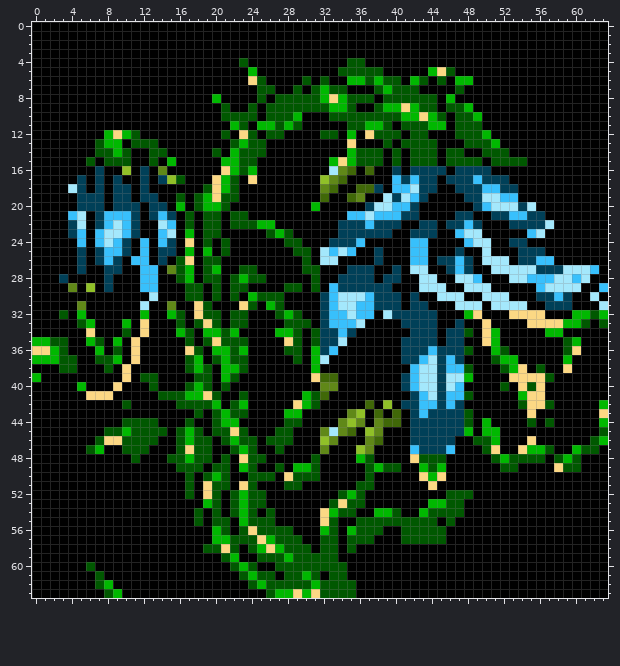
Two versions of one pixel-art sprite, FF1Lib/bosses/D.POD.png. This is how it looked before the edit.
The file is 64x64 pixels.
Once edited:
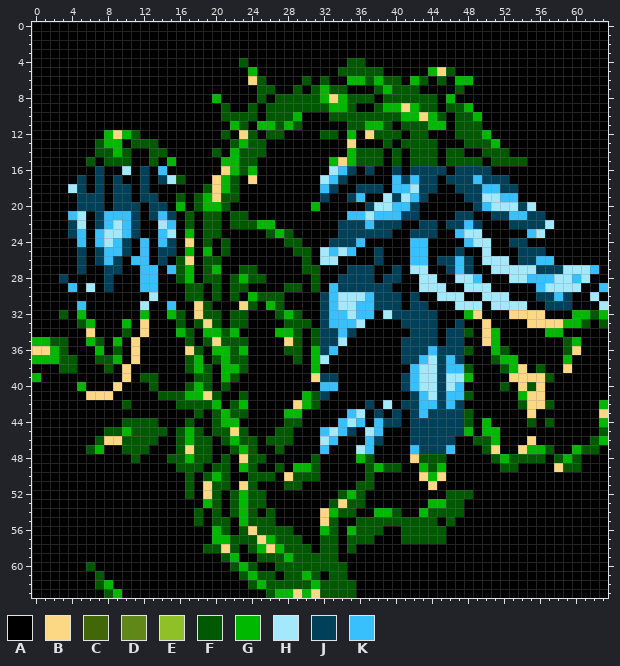
Palette (. is transparent): A #000000  B #fcd884  C #406808  D #608818  E #90c028  F #005800  G #00b800  H #a4e8fc  J #004058  K #38c0fc
What changed:
@@ x 8..39 @@
 15 FFFAAFAGAAAAAGGFFAAAAAAAAGBGFFFA
-16 AAEAJADAAAAAABGFGAAAAAAAAHDCACAA
-17 AJAAJAJEFAAABGFABAAAAAAAEDCAAAAA
-18 AJJAJAAAAAAFBGFAAAAAAAAADCAACCJA
-19 AJJAJJAAFAFGBFFAAAAAAAAACAACDAAH
+16 AAHAJAKAAAAAABGFGAAAAAAAAHKJAJAA
+17 AJAAJAJHFAAABGFABAAAAAAAHKJAAAAA
+18 AJJAJAAAAAAFBGFAAAAAAAAAKJAAJJJA
+19 AJJAJJAAFAFGBFFAAAAAAAAAJAAJKAAH
 20 AJJJAJJAGAFGGFAAAAAAAAAGAAAAAJHH
@@ x 2..17 @@
 26 AAAJAJKJAKKAJAFB
-27 AAAJAAJJAAKKADFG
+27 AAAJAAJJAAKKAKFG
 28 AJAAAAJAAAKKAAFG
-29 AADAEAJAAAKKAAAF
+29 AAKAHAJAAAKKAAAF
 30 AAAAAAAAAAAHAAAF
-31 AAADAAAAAAHAADAA
+31 AAAKAAAAAAHAAKAA
 32 AFAGAAAAAAGAAGFA
@@ x 30..42 @@
 38 AGAAAAAAAAAAK
-39 ABCCAAAAAAAJK
-40 AADDAAAAAAAJK
-41 GFCAAAAAAAAAJ
-42 GFAAAAACAEAJJ
-43 AAAAADEACACAJ
-44 AAAADEDADCCAJ
-45 AADHDCAEDAAAJ
-46 AAEDAAADCAAAJ
-47 AADAAAEDAAAAK
+39 ABJJAAAAAAAJK
+40 AAKKAAAAAAAJK
+41 GFJAAAAAAAAAJ
+42 GFAAAAAJAHAJJ
+43 AAAAAKHAJAJAJ
+44 AAAAKHKAKJJAJ
+45 AAKHKJAHKAAAJ
+46 AAHKAAAKJAAAJ
+47 AAKAAAHKAAAAK
 48 AFAAAAGFAAAAB
Boxes around the changes in both pictures, in picture pixels (x1, y1, x2, y2):
changed: (122, 166, 176, 184)
changed: (320, 166, 374, 202)
changed: (167, 265, 176, 310)
changed: (68, 283, 95, 310)
changed: (320, 373, 401, 454)
